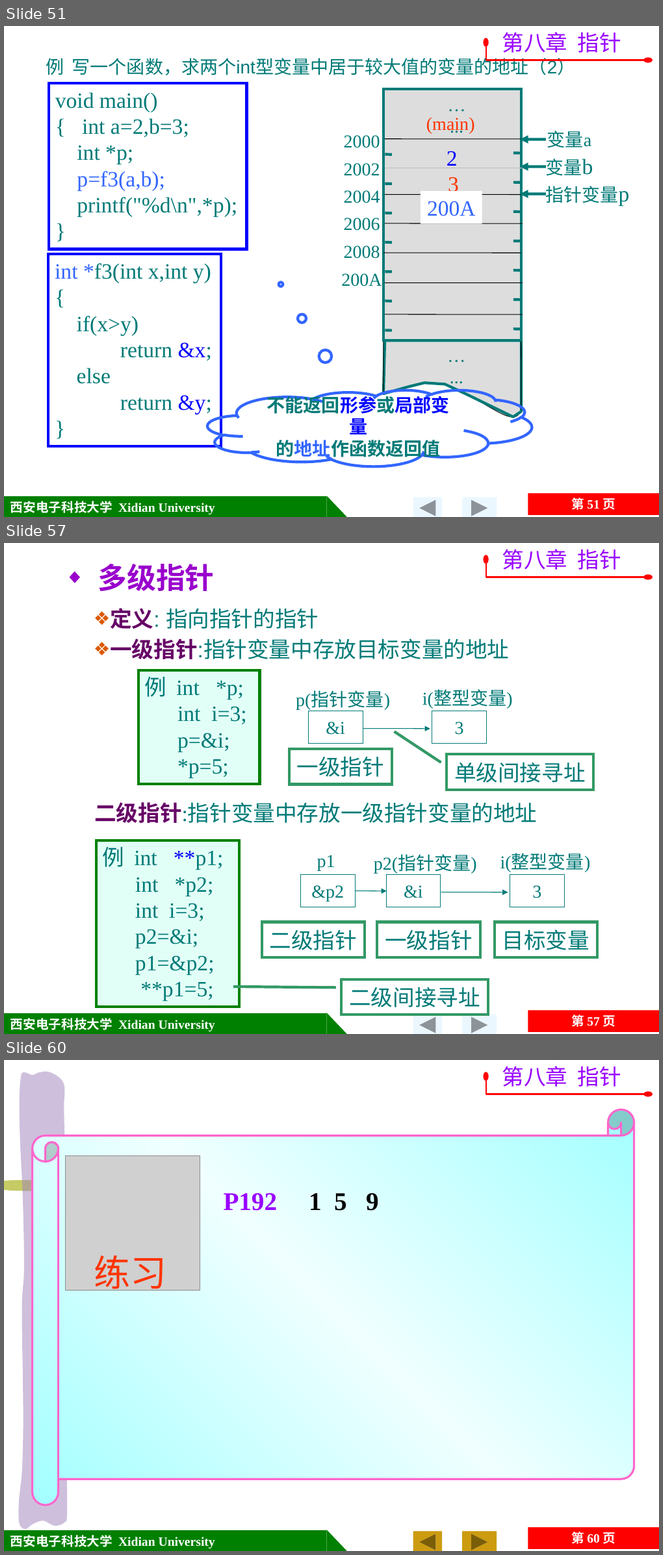
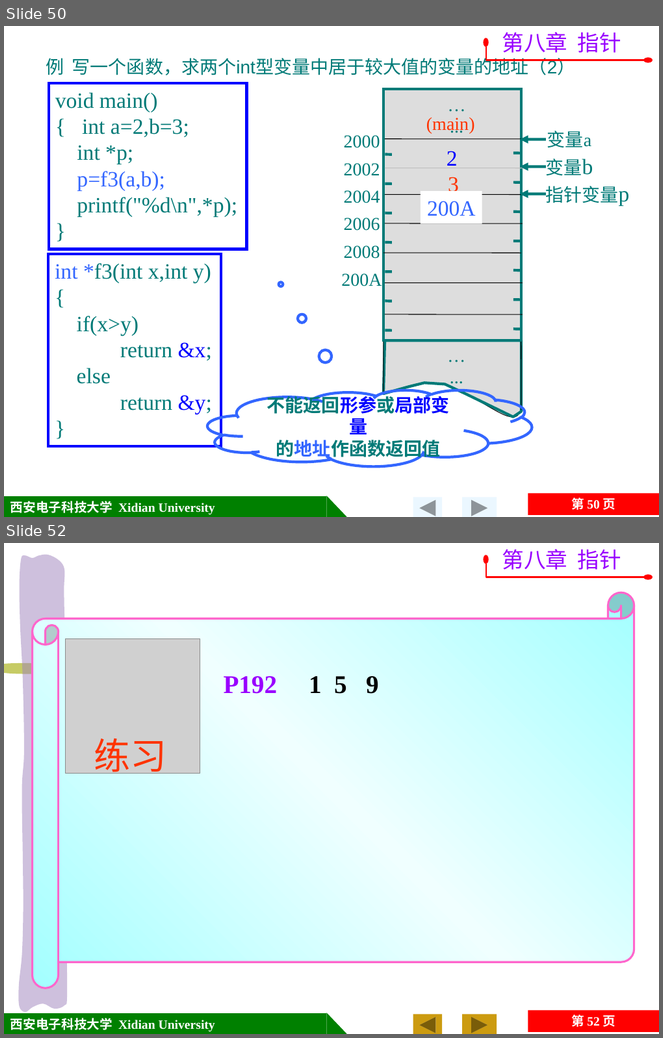
Before and after one commit to jtrfid/C-Repositories, a slide deck: 2015备课/课件/第8章 指针.pptx. Shown one above the other, each under a label of ours: slides 51, 57 and 60 before the commit, slides 50 and 52 after it; the slides between them are not shown. The pictures are 663x1555 and 663x1038 pixels, drawn with LibreOffice and Linux fonts; fonts in the diff are those of the drawing; grey boxes stand for pictures; background and template pictures are left out. Boxes give left, top, right and bottom in pixels: in the first picture for what was removed or moved away, otherwise in the second. Text is boxed around its words. In the diff, an @@ line names an element or a change of style, - is before the commit and + after.

```diff
--- a/2015备课/课件/第8章 指针.pptx
+++ b/2015备课/课件/第8章 指针.pptx
@@ slide 57 removed at bbox=[4, 543, 659, 1034], background picture (left out); not listed: 5 template elements that a slide beside it also shows @@
@@ freeform shape removed at bbox=[486, 559, 649, 577] @@
@@ text removed at bbox=[503, 549, 621, 570] @@
-第八章 指针
@@ text removed at bbox=[98, 564, 214, 591] @@
-◆ 多级指针
@@ text removed at bbox=[110, 608, 509, 659] @@
-    ❖ 定义: 指向指针的指针
-    ❖ 一级指针:指针变量中存放目标变量的地址
@@ rectangle removed at bbox=[139, 670, 259, 784] @@
-例 int *p;
-int i=3;
-p=&i;
-*p=5;
@@ group removed at bbox=[296, 691, 513, 743]: 2 rectangles, 2 texts, 1 arrow @@
-&i
-3
-p(指针变量)
-i(整型变量)
@@ rectangle removed at bbox=[289, 749, 392, 784] @@
-一级指针
@@ border callout removed at bbox=[447, 755, 594, 790] @@
-单级间接寻址
@@ text removed at bbox=[94, 802, 537, 823] @@
-    二级指针:指针变量中存放一级指针变量的地址
@@ rectangle removed at bbox=[96, 841, 240, 1008] @@
-例 int **p1;
-int *p2;
-int i=3;
-p2=&i;
-p1=&p2;
-**p1=5;
@@ group removed at bbox=[301, 855, 591, 907]: 3 texts, 3 rectangles, 2 arrows @@
-p1
-&p2
-&i
-3
-p2(指针变量)
-i(整型变量)
@@ rectangle removed at bbox=[262, 923, 365, 958] @@
-二级指针
@@ rectangle removed at bbox=[378, 923, 480, 958] @@
-一级指针
@@ rectangle removed at bbox=[495, 923, 597, 958] @@
-目标变量
@@ border callout removed at bbox=[341, 979, 488, 1015] @@
-二级间接寻址
@@ what was slide 51 is now slide 50 @@
@@ page number at bbox=[571, 498, 616, 510]: text changed @@
-第 51 页
+第 50 页
@@ what was slide 60 is now slide 52 @@
@@ page number at bbox=[571, 1015, 616, 1027]: text changed @@
-第 60 页
+第 52 页
```
Also in this commit, not shown: 3 slides changed, 1 slide added, 8 other slides removed.
